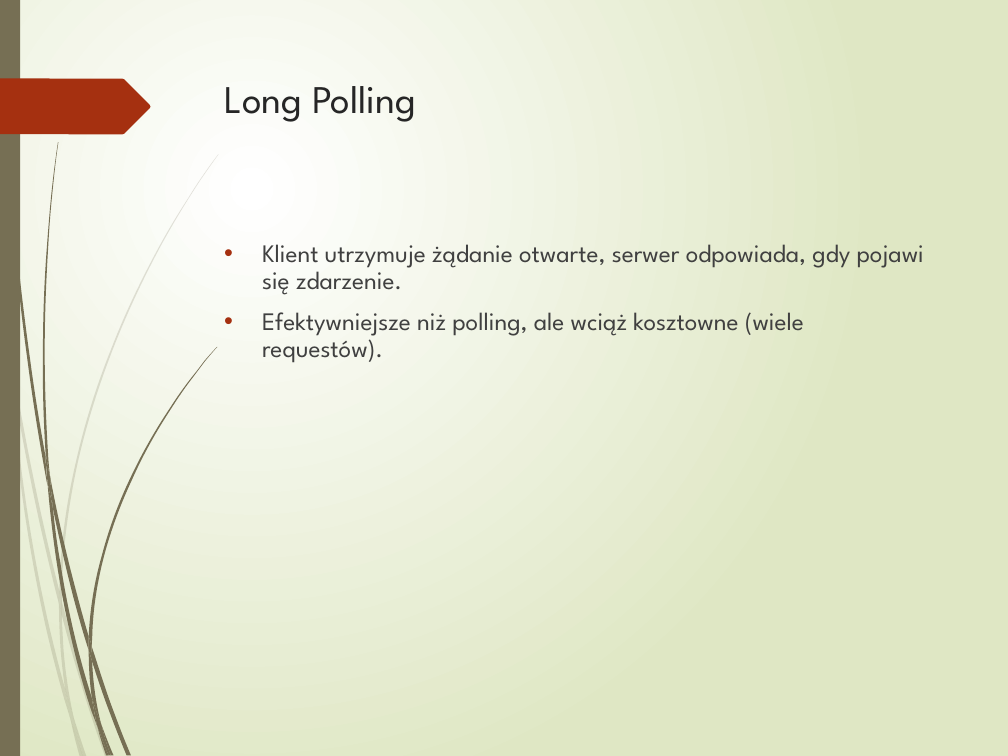
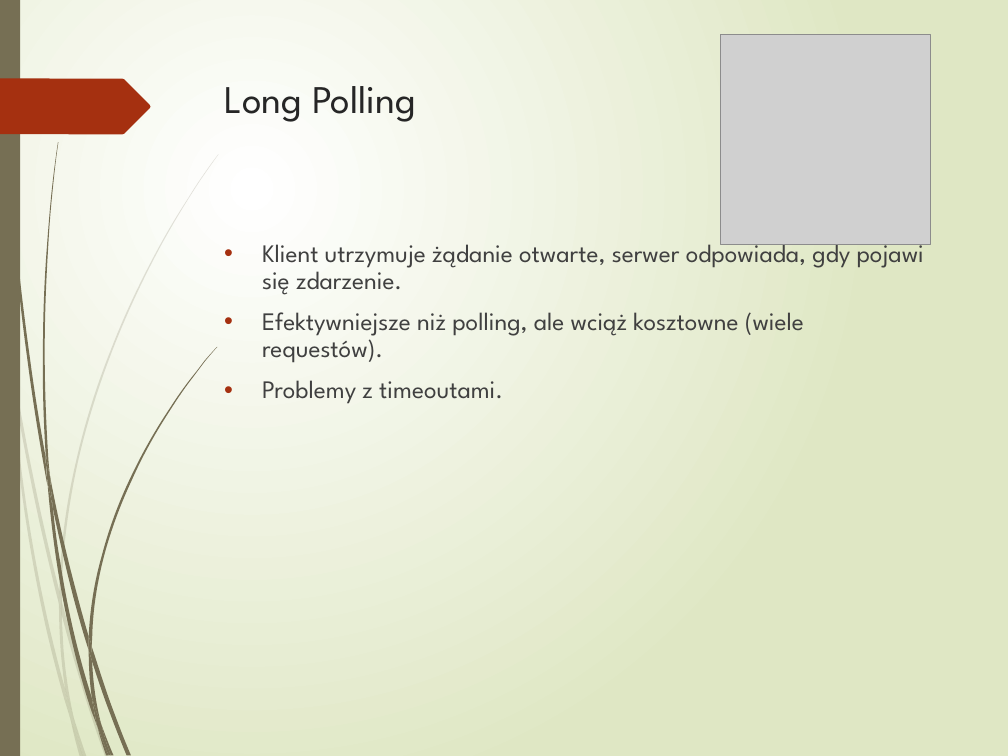
Before and after one commit to ArturLew/PyConPL2025, a slide deck: slide 6 of Nie tylko websocket/Nie tylko WebSocket.pptx. Drawn at 1008x756 pixels with LibreOffice and Linux fonts; fonts in the diff are those of the drawing; grey boxes stand for pictures. Boxes give left, top, right and bottom in pixels: in the first picture for what was removed or moved away, otherwise in the second. Text is boxed around its words. In the diff, an @@ line names an element or a change of style, - is before the commit and + after.

```diff
--- a/Nie tylko websocket/Nie tylko WebSocket.pptx
+++ b/Nie tylko websocket/Nie tylko WebSocket.pptx
@@ picture added at <box>720,34,929,244</box> @@
@@ text at <box>262,380,503,404</box>: paragraph added @@
+• Problemy z timeoutami.
```
Also in this commit, not shown: 22 other slides changed, 1 slide added, 1 slide removed, 19 other files.
